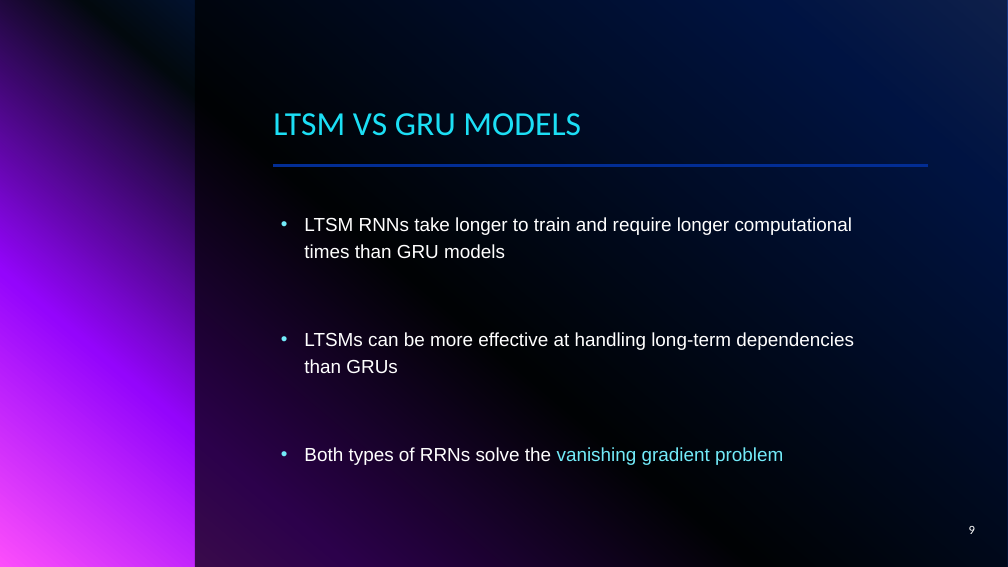
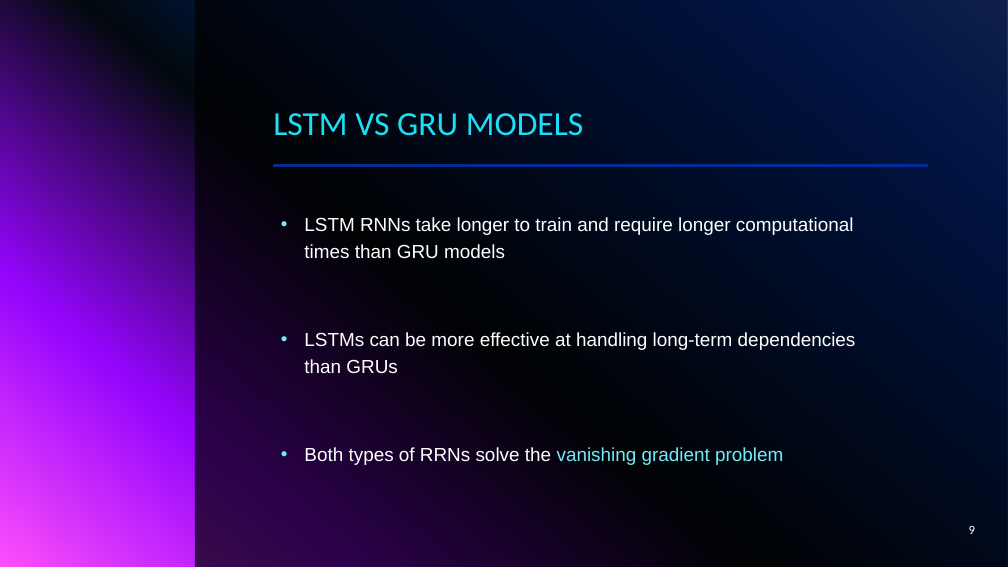
Before and after one commit to AustinCarnline/CS5393_Final, a slide deck: slide 9 of Presentation/Final Presentation.pptx. Drawn at 1008x567 pixels with LibreOffice and Linux fonts; fonts in the diff are those of the drawing; background and template pictures are left out. Boxes give left, top, right and bottom in pixels: in the first picture for what was removed or moved away, otherwise in the second. Text is boxed around its words. In the diff, an @@ line names an element or a change of style, - is before the commit and + after.

```diff
--- a/Presentation/Final Presentation.pptx
+++ b/Presentation/Final Presentation.pptx
@@ title at (x1=273, y1=113, x2=584, y2=136): text changed @@
-LTSM VS GRU MODELS
+LSTM VS GRU MODELS
@@ text at (x1=304, y1=217, x2=856, y2=374): text changed @@
-• LTSM RNNs take longer to train and require longer computational times than GRU models
-• LTSMs can be more effective at handling long-term dependencies than GRUs
+• LSTM RNNs take longer to train and require longer computational times than GRU models
+• LSTMs can be more effective at handling long-term dependencies than GRUs
```
Also in this commit, not shown: 7 other slides changed, 3 other files.
